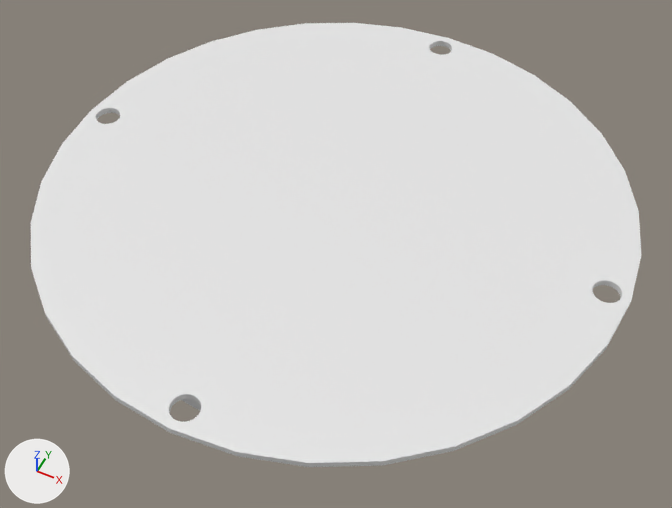
The Blender file Brat Robotic/3D MODELS/Blender files/capaclateral.blend: old version first, new version second.
The view is the same before and after, from a 50 mm lens placed at (22.4, -44.7, 51.3), pointed at (1.1, -2.0, -2.1). Arrows for +X, +Y and +Z are at lower left; the lights stay in place.
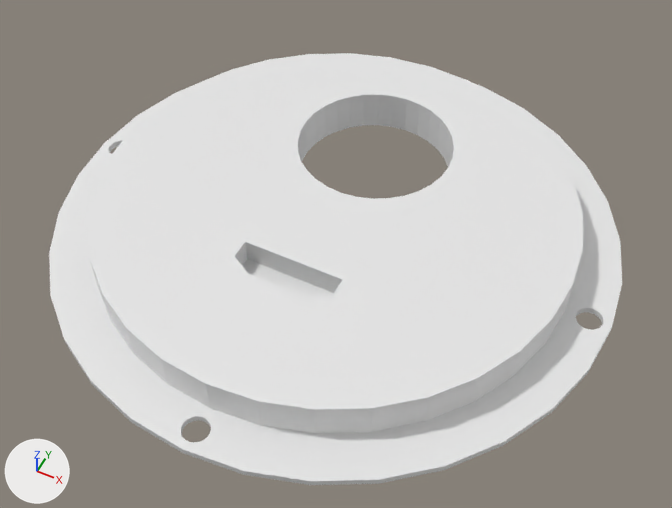
Changed parts and their boxes (x1, y1, x2, y2) in the pictures (672 x 508 px):
'Cylinder', reshaped, turned, rescaled
    before: (30, 23, 641, 467)
    after: (87, 53, 583, 434)
'Cylinder.002', added
    after: (49, 84, 622, 485)
part 1 of me_cylinder, deleted
    before: (30, 23, 641, 467)

Patch to the scene script:
```diff
--- a/Brat Robotic/3D MODELS/Blender files/capaclateral.blend.py
+++ b/Brat Robotic/3D MODELS/Blender files/capaclateral.blend.py
@@ me_cylinder @@
 me_cylinder.from_pydata(...)  # 386 vertices, 204 faces; spans x -1.18..1.18, y -1.18..1.18, z -1.0..1.32
 # used by ob_cylinder; location = (0.0, 0.0, 0.0); scale = (19.0, 19.0, 1.45)
+# me_cylinder part 1: the loose piece of 322 vertices spanning x -1.18..1.18, y -1.18..1.18, z 0.98..1.32 is deleted
@@ me_cylinder_002 @@
+me_cylinder_002.from_pydata(...)  # 436 vertices, 234 faces; spans x -1.18..1.18, y -1.18..1.18, z 0.98..1.32
@@ ob_cylinder @@
 ob_cylinder.location = (0.0, 0.0, 0.0)
-ob_cylinder.scale = (19.0, 19.0, 1.45)
+ob_cylinder.rotation_euler = (3.142, 0.0, 0.0)  # degrees (180, 0, 0)
+ob_cylinder.scale = (18.5, 18.5, 1.45)
@@ ob_cylinder_002 @@
+ob_cylinder_002 = bpy.data.objects.new('Cylinder.002', me_cylinder_002)
+ob_cylinder_002.location = (0.0, 0.0, 0.0)
+ob_cylinder_002.rotation_euler = (3.142, 0.0, 0.0)  # degrees (180, 0, 0)
+ob_cylinder_002.scale = (18.5, 18.5, 1.45)
```
